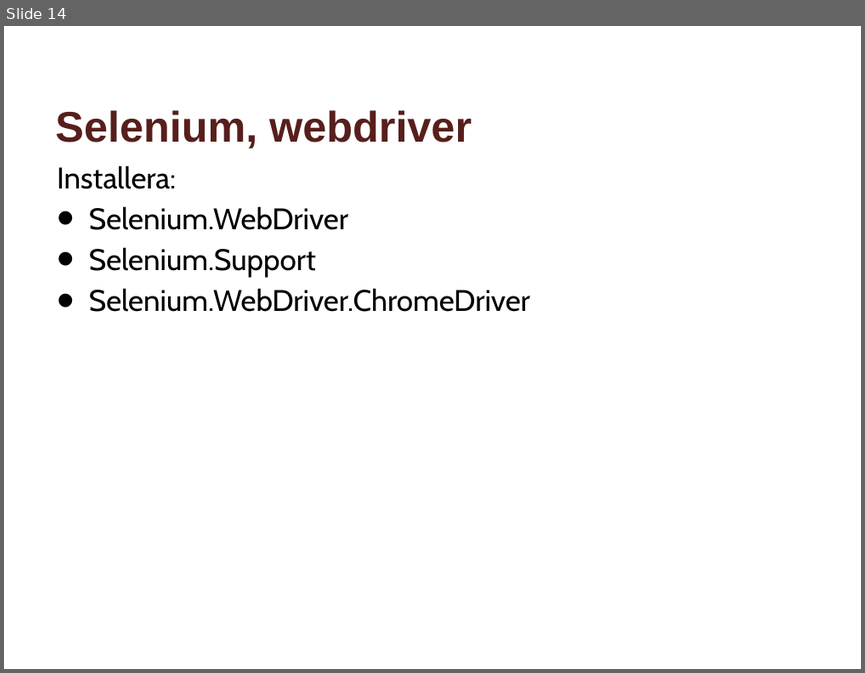
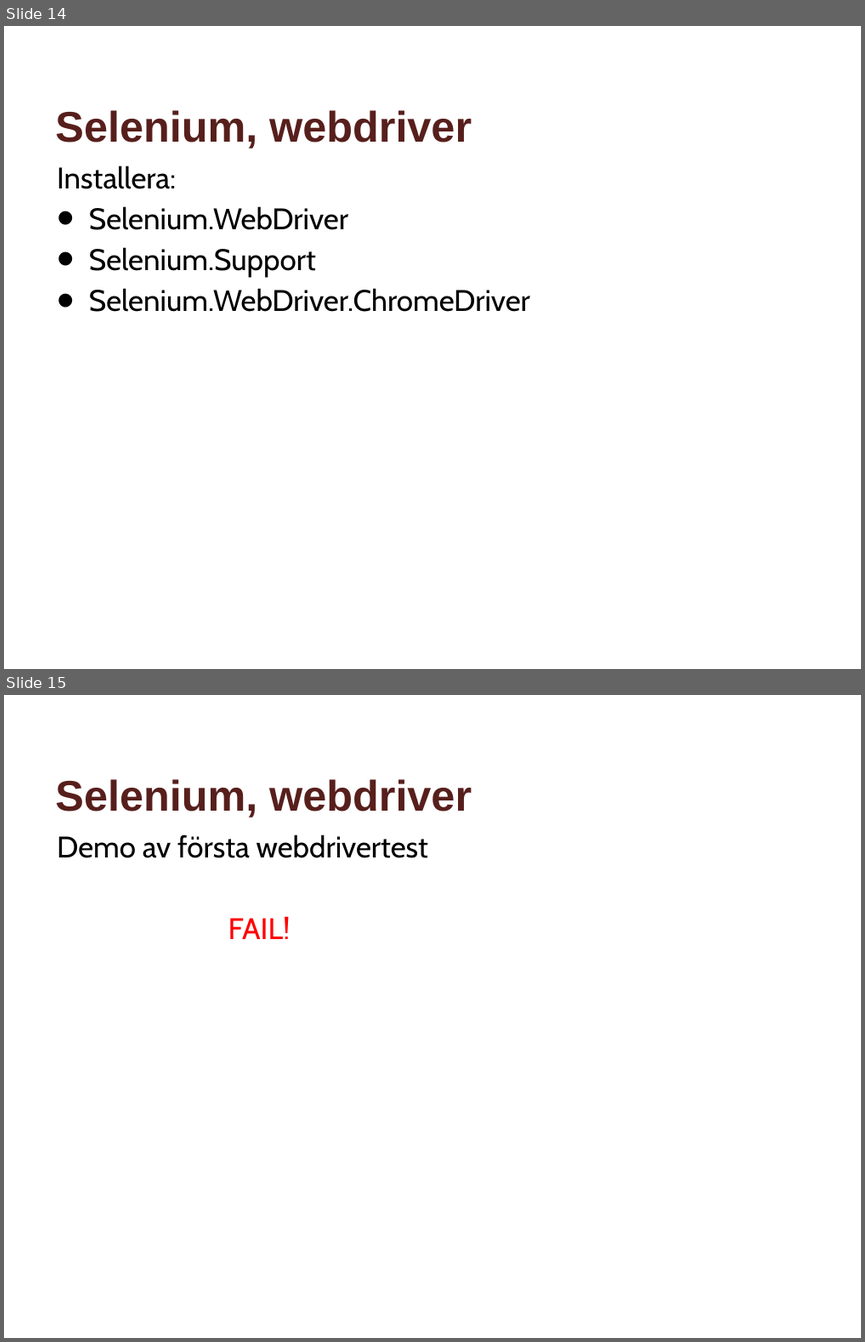
Before and after one commit to andekd/Webdriver-in-VS2015, a slide deck: Selenium_VS2015_Bas.pptx. Shown one above the other, each under a label of ours: slide 14 before the commit, slides 14 and 15 after it. The pictures are 865x673 and 865x1342 pixels, drawn with LibreOffice and Linux fonts; fonts in the diff are those of the drawing; background and template pictures are left out. Boxes give left, top, right and bottom in pixels: in the first picture for what was removed or moved away, otherwise in the second. Text is boxed around its words. In the diff, an @@ line names an element or a change of style, - is before the commit and + after.

```diff
--- a/Selenium_VS2015_Bas.pptx
+++ b/Selenium_VS2015_Bas.pptx
@@ slide 15 added at [4,695,861,1338], background #FFFFFF @@
@@ title added at [55,779,472,817], 36 pt, text #571F1C, bold @@
+Selenium, webdriver
@@ text added at [57,834,428,939], 25 pt, text #000000 @@
+Demo av första webdrivertest
+FAIL!
```
Also in this commit, not shown: 4 other slides added, 7 other files.
